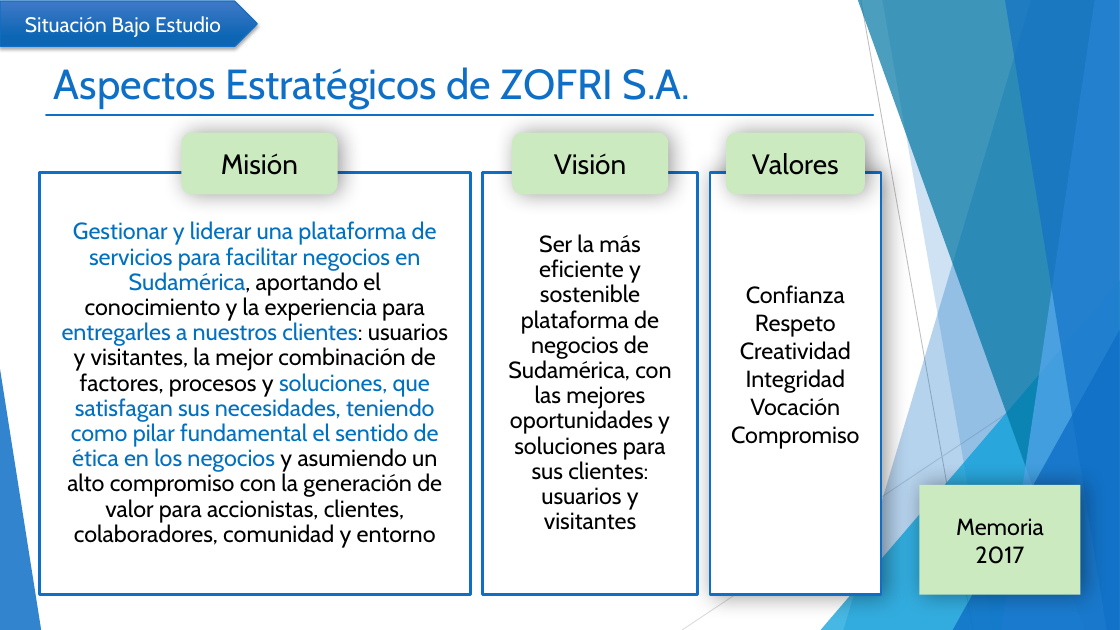
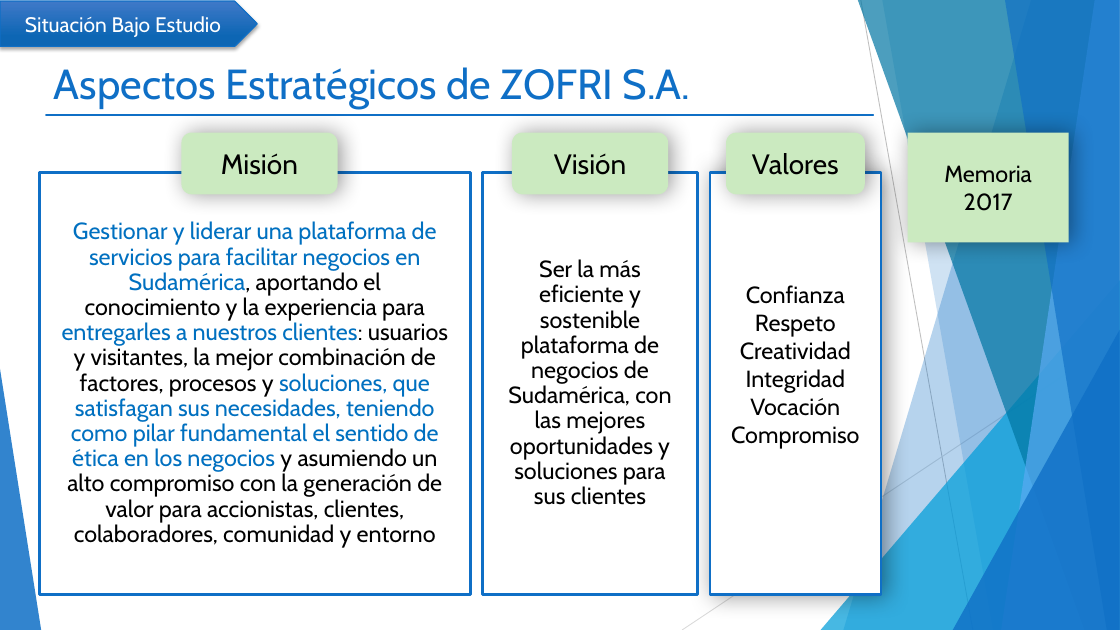
Before and after one commit to mcamara75/tituloUnap, a slide deck: slide 7 of 2018/TT IQQ 2018 Camara y Garay.pptx. Drawn at 1120x630 pixels with LibreOffice and Linux fonts; fonts in the diff are those of the drawing. Boxes give left, top, right and bottom in pixels: in the first picture for what was removed or moved away, otherwise in the second. Text is boxed around its words. In the diff, an @@ line names an element or a change of style, - is before the commit and + after.

```diff
--- a/2018/TT IQQ 2018 Camara y Garay.pptx
+++ b/2018/TT IQQ 2018 Camara y Garay.pptx
@@ rectangle "Memoria": place and size @@
-rectangle "Memoria" at (920, 485, 1081, 595)
+rectangle "Memoria" at (908, 133, 1070, 243)
@@ text in rectangle at (508, 259, 671, 505): text changed @@
-Ser la más eficiente y sostenible plataforma de negocios de Sudamérica, con las mejores oportunidades y soluciones para sus clientes: usuarios y visitantes
+Ser la más eficiente y sostenible plataforma de negocios de Sudamérica, con las mejores oportunidades y soluciones para sus clientes
```
Also in this commit, not shown: 2 other slides changed.
